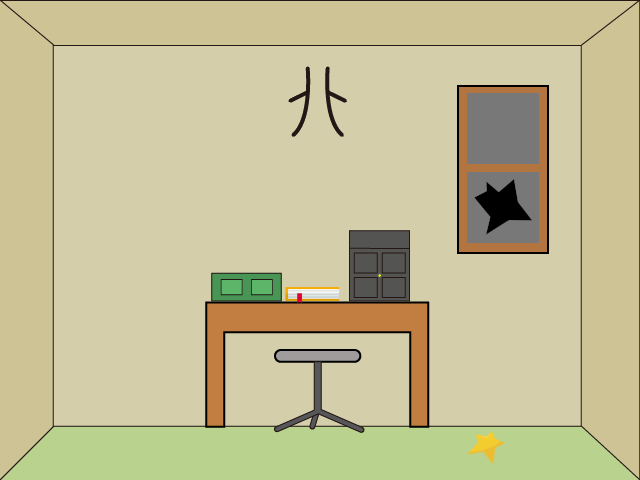
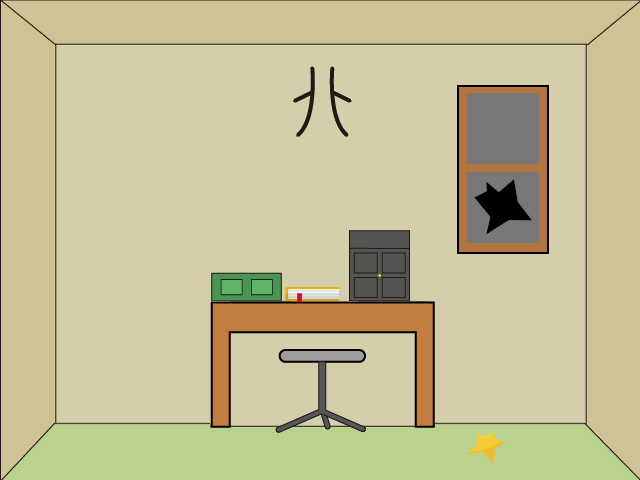
Comparing the layer stacks of the two 640 × 480 images. Changes:
painted on "bg" over <box>0,0,640,480</box>
